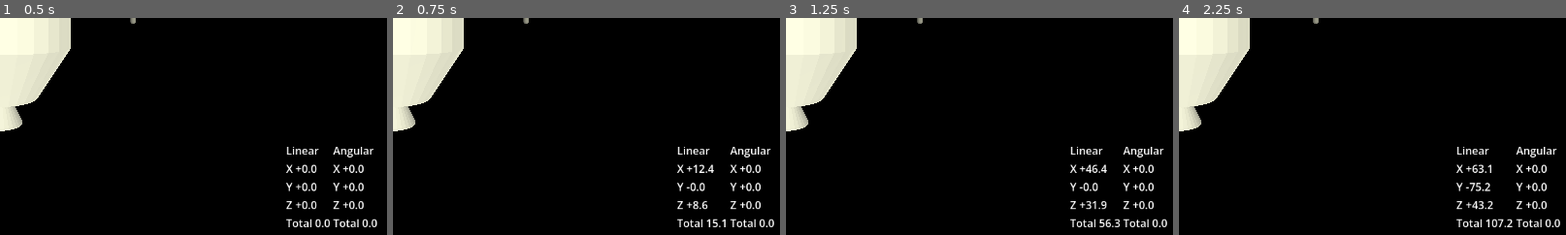
Above: before the commit, frames 1-4 (left to right).
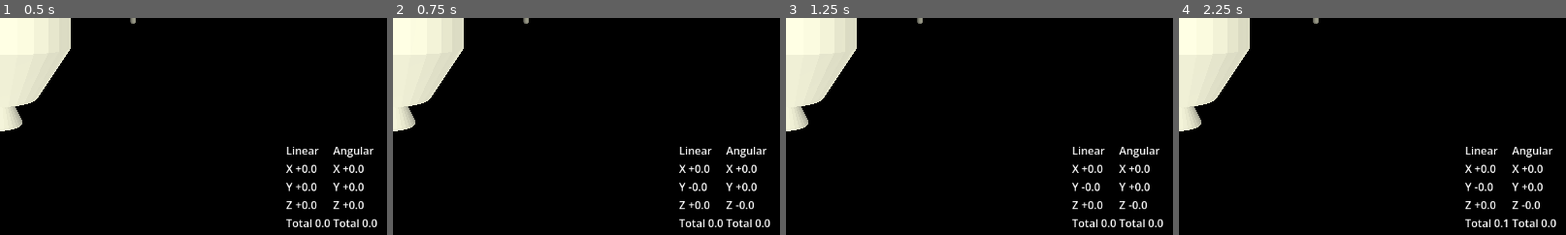
Above: after the commit, the same moments.

Repository: Carth501/anti-manual-spaceship-operation
Game: Godot game, scene res://scenes/space.tscn
Same seed, same stepped clock (60 frames per second), same inputs: the game is played once before the commit and once after it.
Inputs:
- Up to frame 1 (0.5 s): no input
- Up to frame 2 (0.75 s): tap Enter at 0.5 s; hold L (Lateral_Right) from 0.53 s (still down)
- Up to frame 3 (1.25 s): keep holding L (Lateral_Right)
- Up to frame 4 (2.25 s): release L (Lateral_Right) at 1.28 s; hold O (Lateral_Back) 1.28-2.03 s; hold L (Lateral_Right) from 2.03 s (still down)
The pictures show only the part of the screen within x 50-100%, y 50-100%; the shares and areas given below are measured in that part.

Frame 1 is identical in both runs. In frame 2, 2.5% of the frame differs, in the area x 73-99%, y 59-97%; in frame 3, 2.6%; in frame 4, 2.7%, in the area x 71-99%, y 59-97%.

Commit message:
Refactor MiracleShip and UIManager to replace momentum calculations with velocity readouts

Diff:
--- a/scripts/miracle_ship.gd
+++ b/scripts/miracle_ship.gd
@@ -20,13 +20,9 @@
 	return control_interface
 
 
-func get_linear_momentum() -> Vector3:
-	return linear_velocity * mass
+func get_linear_velocity_readout() -> Vector3:
+	return linear_velocity
 
 
-func get_angular_momentum() -> Vector3:
-	var inverse_inertia_tensor := get_inverse_inertia_tensor()
-	if is_zero_approx(inverse_inertia_tensor.determinant()):
-		return Vector3.ZERO
-
-	return inverse_inertia_tensor.inverse() * angular_velocity
+func get_angular_velocity_readout() -> Vector3:
+	return angular_velocity
--- a/scripts/ui_manager.gd
+++ b/scripts/ui_manager.gd
@@ -78,14 +78,14 @@
 	control_interface.control_axes_changed.connect(_on_control_axes_changed)
 	_sync_ui_to_throttle()
 	_update_axis_labels(control_interface.get_control_axes())
-	_update_momentum_labels()
+	_update_velocity_labels()
 
 
 func _physics_process(_delta: float) -> void:
 	if ship == null:
 		return
 
-	_update_momentum_labels()
+	_update_velocity_labels()
 
 
 func _configure_throttle_slider() -> void:
@@ -138,19 +138,19 @@
 	target_label.text = "%+d%%" % int(round(value * 100.0))
 
 
-func _update_momentum_labels() -> void:
-	var linear_momentum := ship.get_linear_momentum()
-	var angular_momentum := ship.get_angular_momentum()
+func _update_velocity_labels() -> void:
+	var linear_velocity := ship.get_linear_velocity_readout()
+	var angular_velocity := ship.get_angular_velocity_readout()
 
-	_update_signed_value_label(linear_x_value_label, linear_momentum.x)
-	_update_signed_value_label(linear_y_value_label, linear_momentum.y)
-	_update_signed_value_label(linear_z_value_label, linear_momentum.z)
-	_update_unsigned_value_label(linear_total_value_label, linear_momentum.length())
+	_update_signed_value_label(linear_x_value_label, linear_velocity.x)
+	_update_signed_value_label(linear_y_value_label, linear_velocity.y)
+	_update_signed_value_label(linear_z_value_label, linear_velocity.z)
+	_update_unsigned_value_label(linear_total_value_label, linear_velocity.length())
 
-	_update_signed_value_label(angular_x_value_label, angular_momentum.x)
-	_update_signed_value_label(angular_y_value_label, angular_momentum.y)
-	_update_signed_value_label(angular_z_value_label, angular_momentum.z)
-	_update_unsigned_value_label(angular_total_value_label, angular_momentum.length())
+	_update_signed_value_label(angular_x_value_label, angular_velocity.x)
+	_update_signed_value_label(angular_y_value_label, angular_velocity.y)
+	_update_signed_value_label(angular_z_value_label, angular_velocity.z)
+	_update_unsigned_value_label(angular_total_value_label, angular_velocity.length())
 
 
 func _update_signed_value_label(target_label: Label, value: float) -> void:
